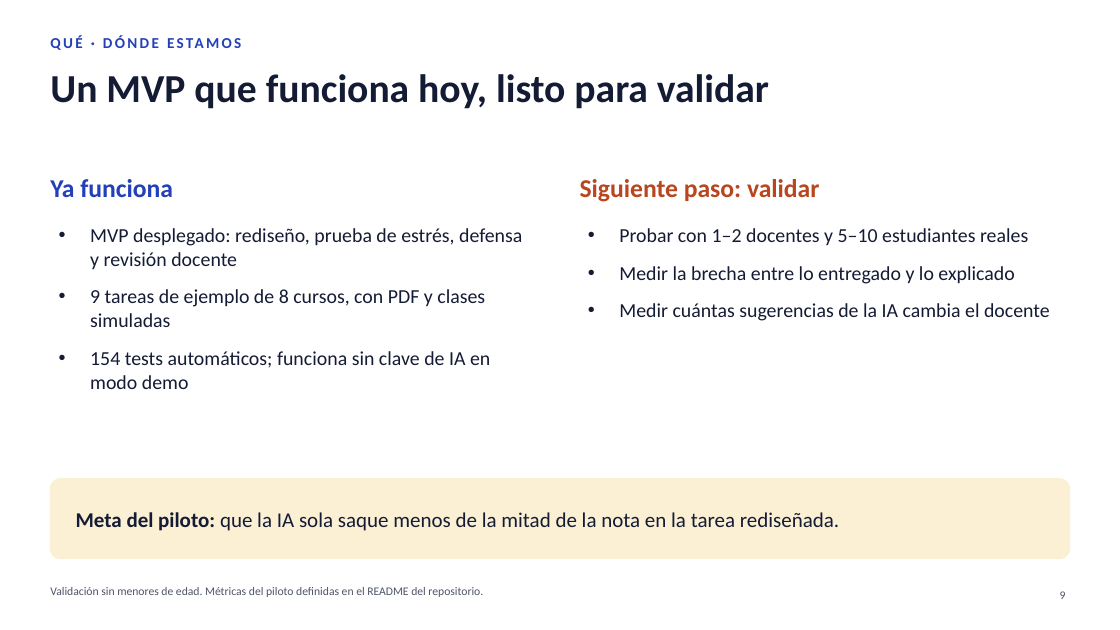
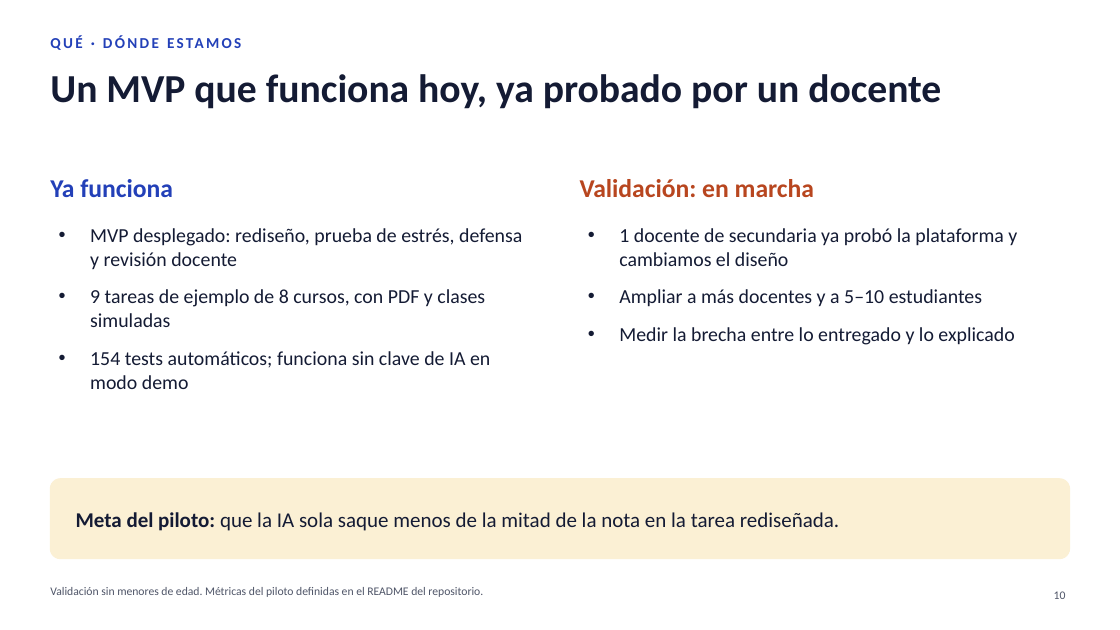
Before and after one commit to Jaed69/defiendelo, a slide deck: slide 10 of docs/propuesta/defiendelo-pitch-jurado.pptx (slide 9 before the commit). Drawn at 1120x630 pixels with LibreOffice and Linux fonts; fonts in the diff are those of the drawing. Boxes give left, top, right and bottom in pixels: in the first picture for what was removed or moved away, otherwise in the second. Text is boxed around its words. In the diff, an @@ line names an element or a change of style, - is before the commit and + after.

```diff
--- a/docs/propuesta/defiendelo-pitch-jurado.pptx
+++ b/docs/propuesta/defiendelo-pitch-jurado.pptx
@@ title at [50,74,941,109]: text changed @@
-Un MVP que funciona hoy, listo para validar
+Un MVP que funciona hoy, ya probado por un docente
@@ text at [580,179,814,197]: text changed @@
-Siguiente paso: validar
+Validación: en marcha
@@ text at [619,228,1017,307]: text changed @@
-• Probar con 1–2 docentes y 5–10 estudiantes reales
+• 1 docente de secundaria ya probó la plataforma y cambiamos el diseño
+• Ampliar a más docentes y a 5–10 estudiantes
@@ text at [619,303,1050,321]: paragraph removed @@
-• Medir cuántas sugerencias de la IA cambia el docente
@@ page number at [1054,591,1066,599]: text changed @@
-9
+10
```
Also in this commit, not shown: 1 slide added, 3 other files.
